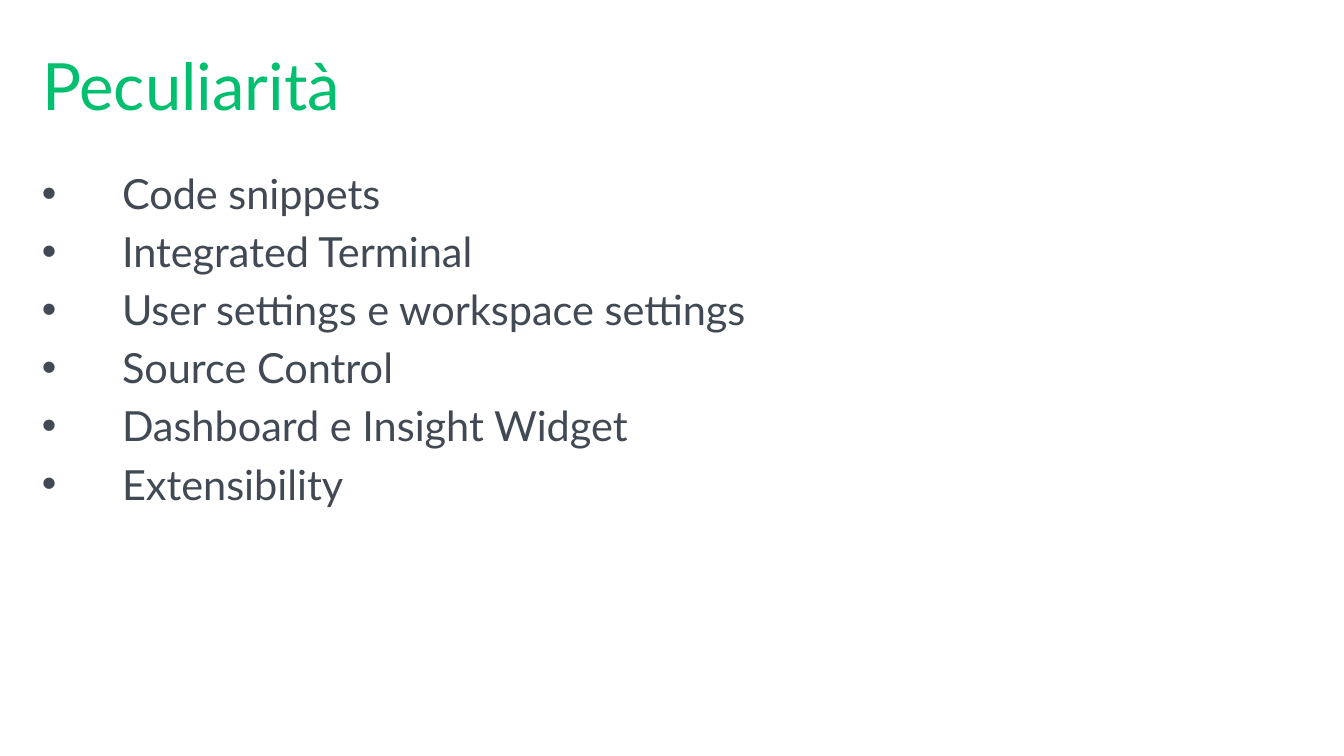
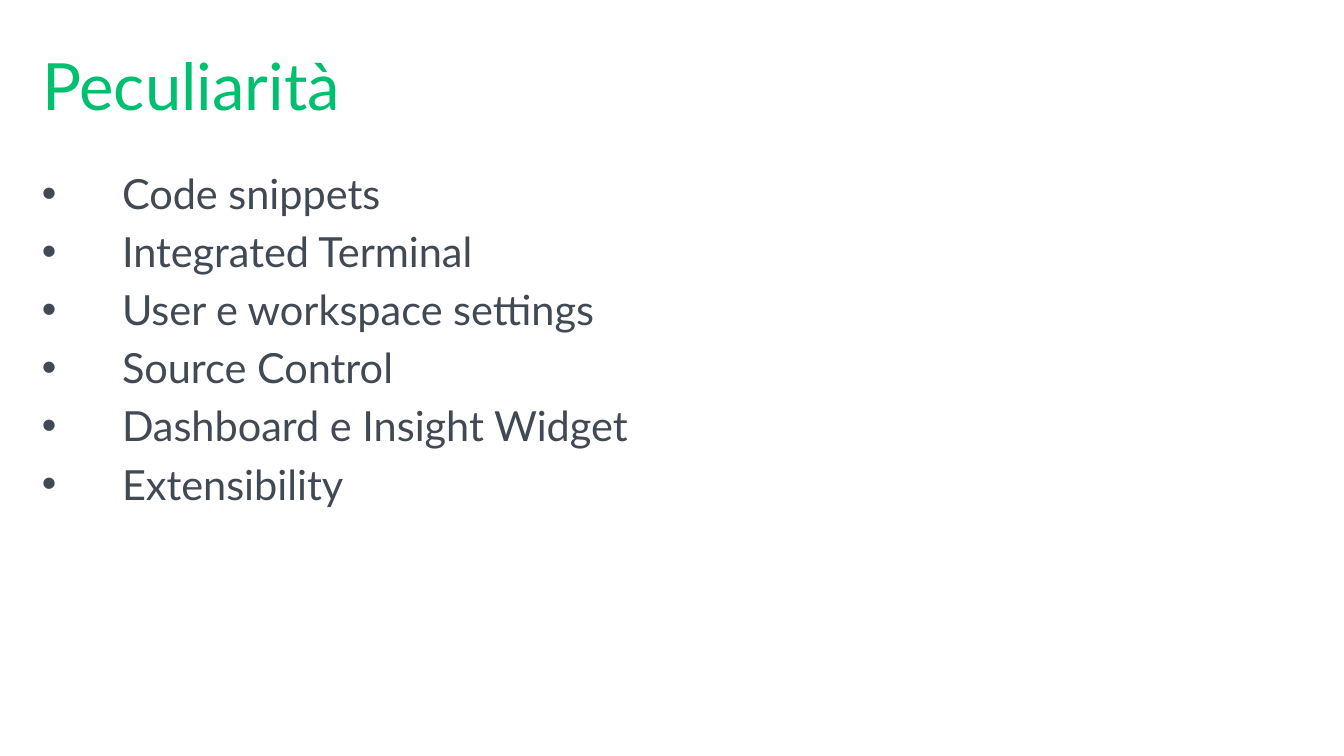
Before and after one commit to mrg3d/demo-opsstudio-repo, a slide deck: slide 13 of Introducing SQL Operations Studio.pptx. Drawn at 1344x756 pixels with LibreOffice and Linux fonts; fonts in the diff are those of the drawing; background and template pictures are left out. Boxes give left, top, right and bottom in pixels: in the first picture for what was removed or moved away, otherwise in the second. Text is boxed around its words. In the diff, an @@ line names an element or a change of style, - is before the commit and + after.

```diff
--- a/Introducing SQL Operations Studio.pptx
+++ b/Introducing SQL Operations Studio.pptx
@@ text at box(122, 294, 594, 333): text changed @@
-• User settings e workspace settings
+• User e workspace settings
```
Also in this commit, not shown: 3 other slides changed, 3 slides added, 1 slide removed.
